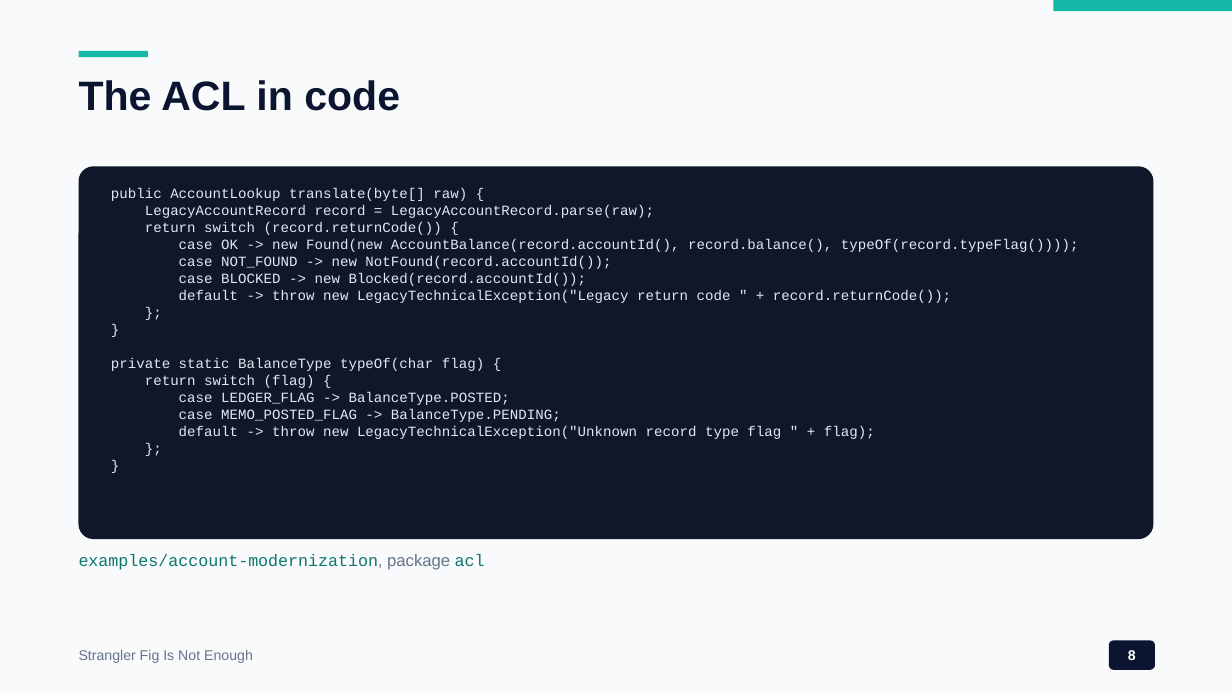
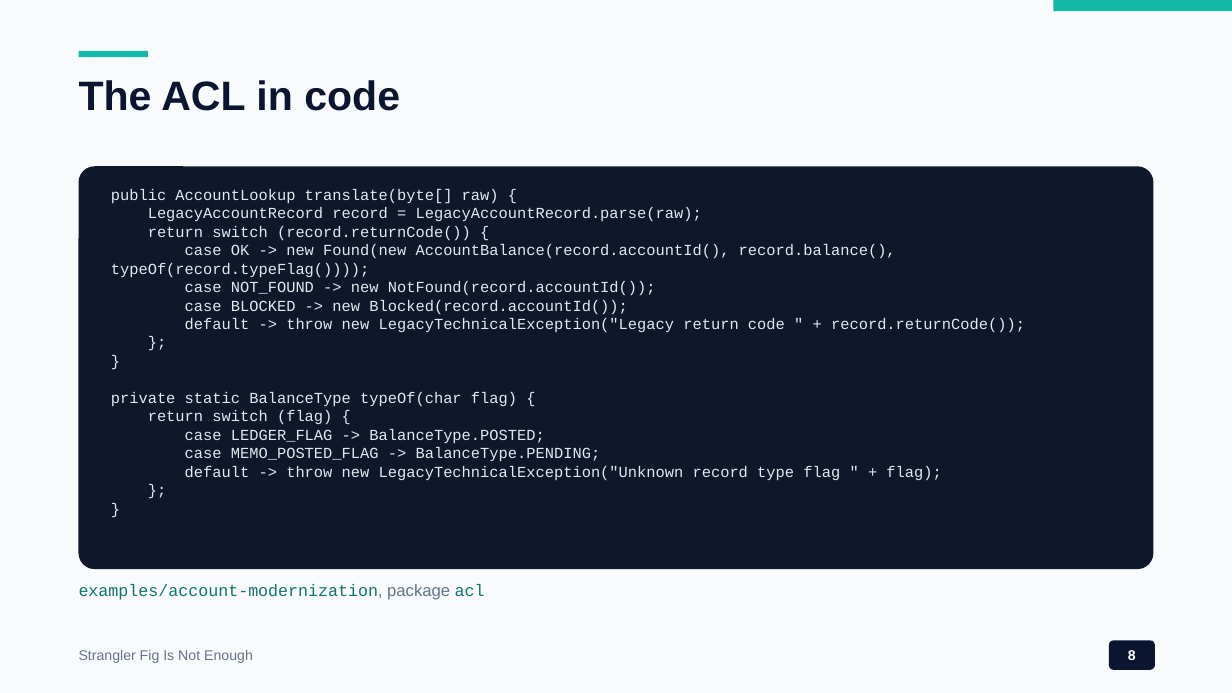
Before and after one commit to wallaceespindola/legacy-modernization-patterns, a slide deck: slide 8 of docs/presentations/legacy-modernization-patterns.pptx. Drawn at 1232x693 pixels with LibreOffice and Linux fonts; fonts in the diff are those of the drawing. Boxes give left, top, right and bottom in pixels: in the first picture for what was removed or moved away, otherwise in the second. Text is boxed around its words. In the diff, an @@ line names an element or a change of style, - is before the commit and + after.

```diff
--- a/docs/presentations/legacy-modernization-patterns.pptx
+++ b/docs/presentations/legacy-modernization-patterns.pptx
@@ rounded rectangle: place and size @@
-rounded rectangle at [79, 166, 1153, 539]
+rounded rectangle at [79, 166, 1153, 569]
@@ text "public AccountLookup translate(byte[] raw) {" at [111, 189, 1025, 480]: size 11 to 12 pt @@
@@ text "examples/account-modernization, package acl": place and size @@
-text "examples/account-modernization, package acl" at [79, 554, 485, 570]
+text "examples/account-modernization, package acl" at [79, 584, 485, 600]
```
Also in this commit, not shown: 1 other slide changed, 1 other file.
